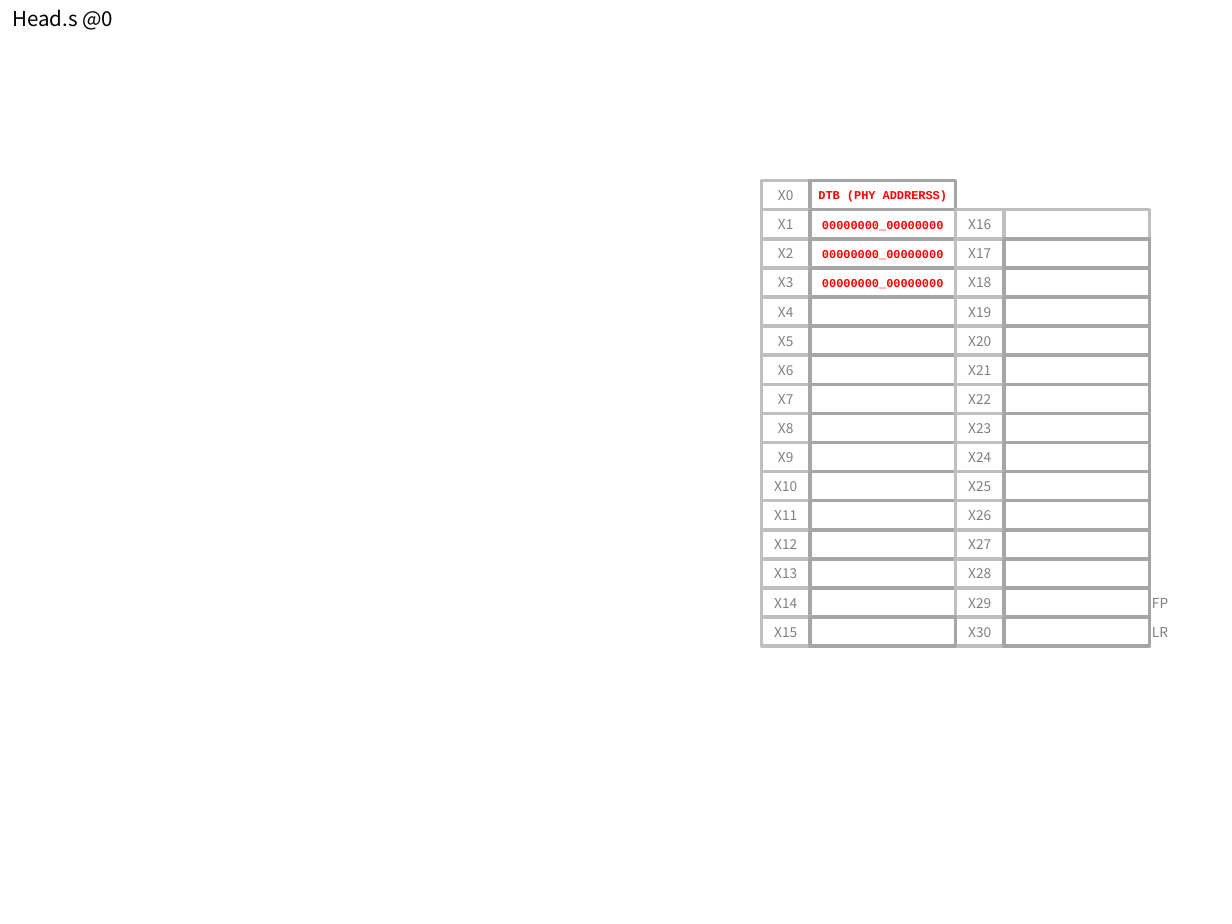
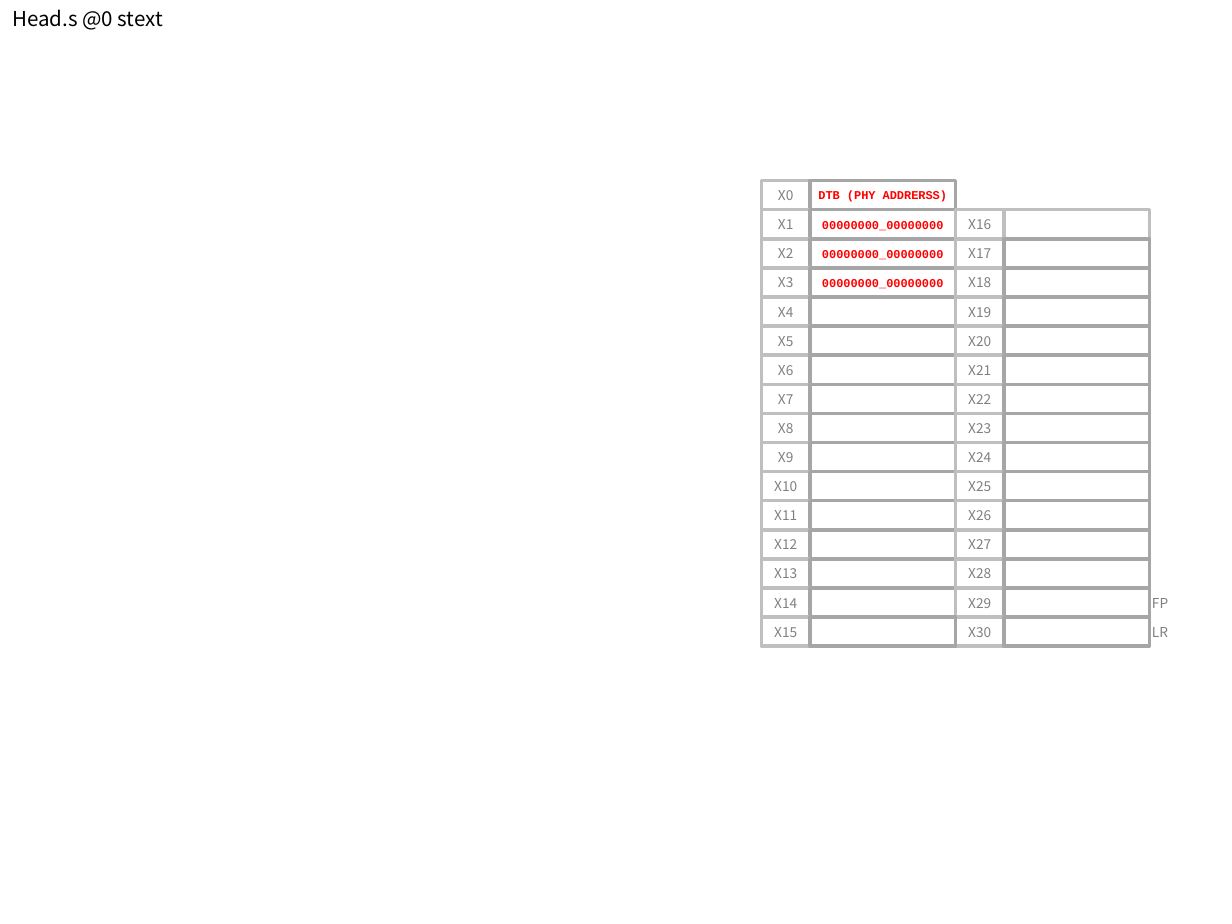
Before and after one commit to iamroot16a/study, a slide deck: slide 2 of 분석자료/head.S/head.s.pptx. Drawn at 1232x924 pixels with LibreOffice and Linux fonts; fonts in the diff are those of the drawing. Boxes give left, top, right and bottom in pixels: in the first picture for what was removed or moved away, otherwise in the second. Text is boxed around its words. In the diff, an @@ line names an element or a change of style, - is before the commit and + after.

```diff
--- a/분석자료/head.S/head.s.pptx
+++ b/분석자료/head.S/head.s.pptx
@@ text at [12, 9, 163, 30]: text changed @@
-Head.s @0
+Head.s @0 stext
```
Also in this commit, not shown: 7 other slides changed, 27 slides added, 2 other files.
